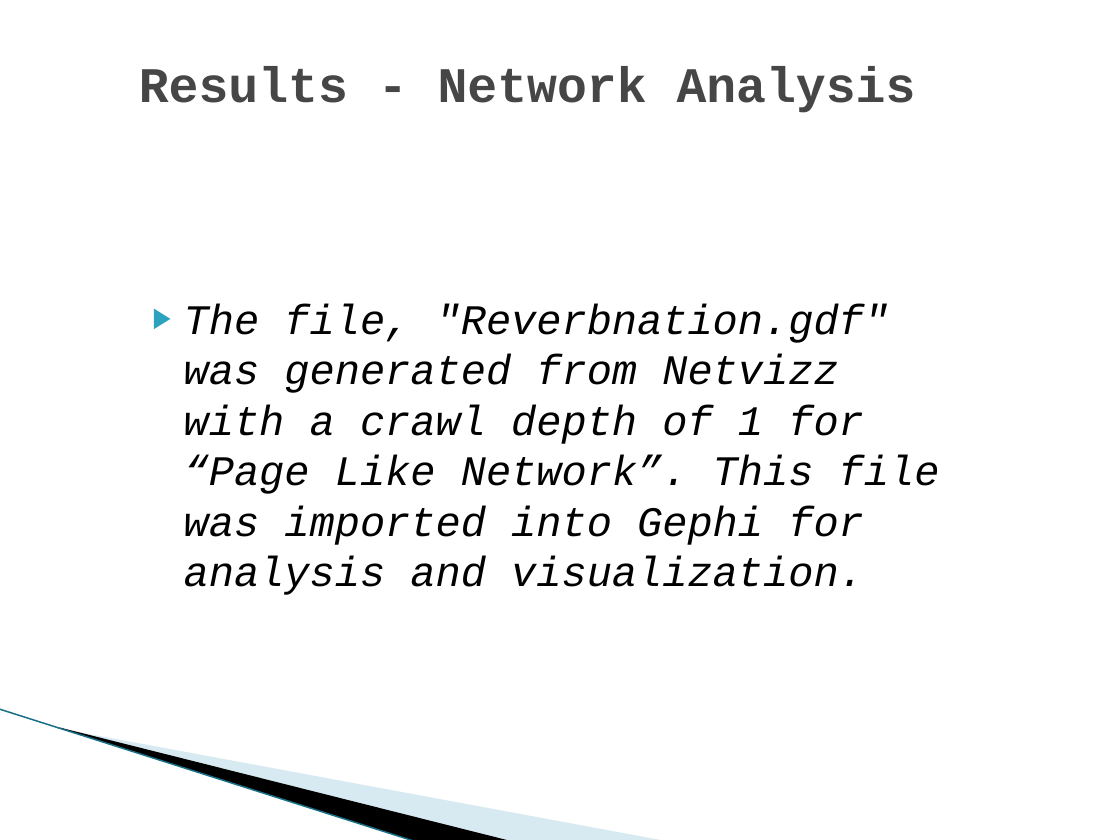
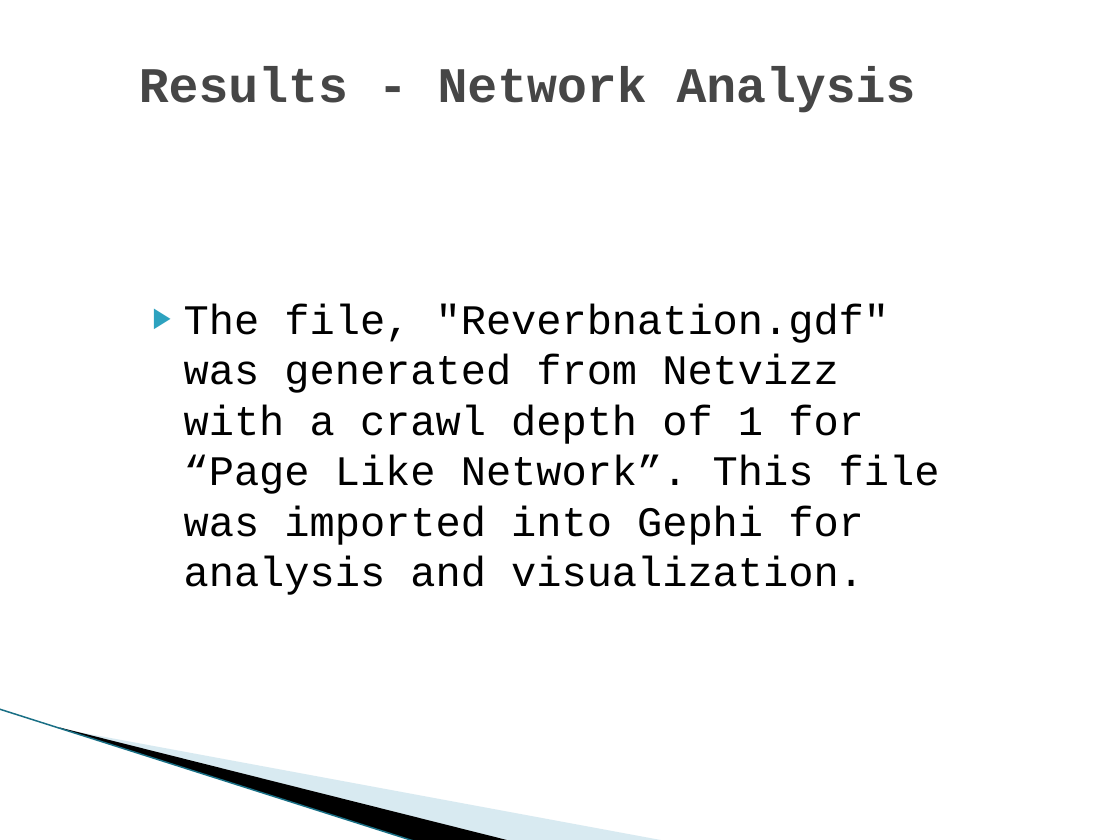
Before and after one commit to dmrod01/musicdistrotrends, a slide deck: slide 13 of Rodriguez_M_Final_Presentation.pptx (slide 11 before the commit). Drawn at 1120x840 pixels with LibreOffice and Linux fonts; fonts in the diff are those of the drawing; background and template pictures are left out. Boxes give left, top, right and bottom in pixels: in the first picture for what was removed or moved away, otherwise in the second. Text is boxed around its words. In the diff, an @@ line names an element or a change of style, - is before the commit and + after.

```diff
--- a/Rodriguez_M_Final_Presentation.pptx
+++ b/Rodriguez_M_Final_Presentation.pptx
@@ text "The file, "Reverbnation.gdf" was generated ..." at (184,303,940,595): italic off @@
```
Also in this commit, not shown: 8 other slides changed, 2 slides added.
